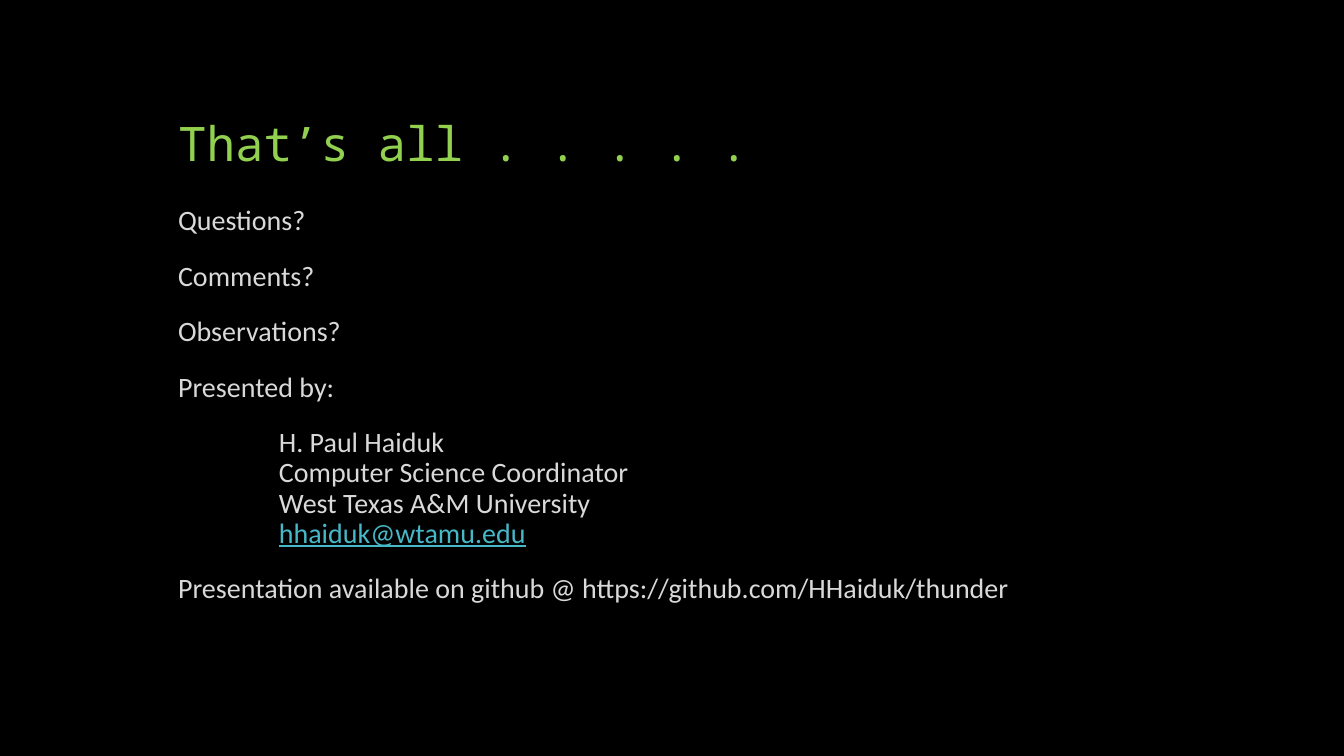
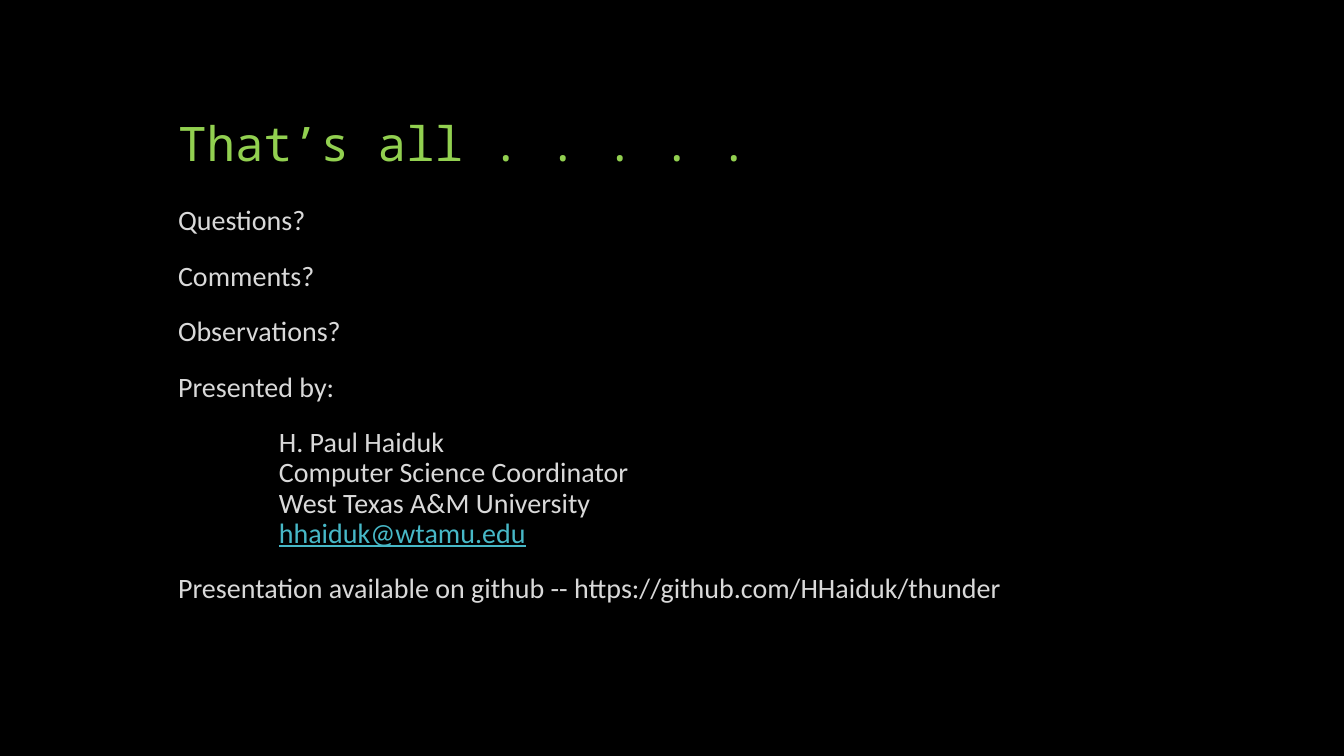
Before and after one commit to HHaiduk/thunder, a slide deck: slide 21 of STEM-Conference-AiC.pptx (slide 19 before the commit). Drawn at 1344x756 pixels with LibreOffice and Linux fonts; fonts in the diff are those of the drawing. Boxes give left, top, right and bottom in pixels: in the first picture for what was removed or moved away, otherwise in the second. Text is boxed around its words. In the diff, an @@ line names an element or a change of style, - is before the commit and + after.

```diff
--- a/STEM-Conference-AiC.pptx
+++ b/STEM-Conference-AiC.pptx
@@ text at (178, 578, 1000, 603): text changed @@
-Presentation available on github @ https://github.com/HHaiduk/thunder
+Presentation available on github -- https://github.com/HHaiduk/thunder
```
Also in this commit, not shown: 3 other slides changed, 2 slides added, 1 other file.
